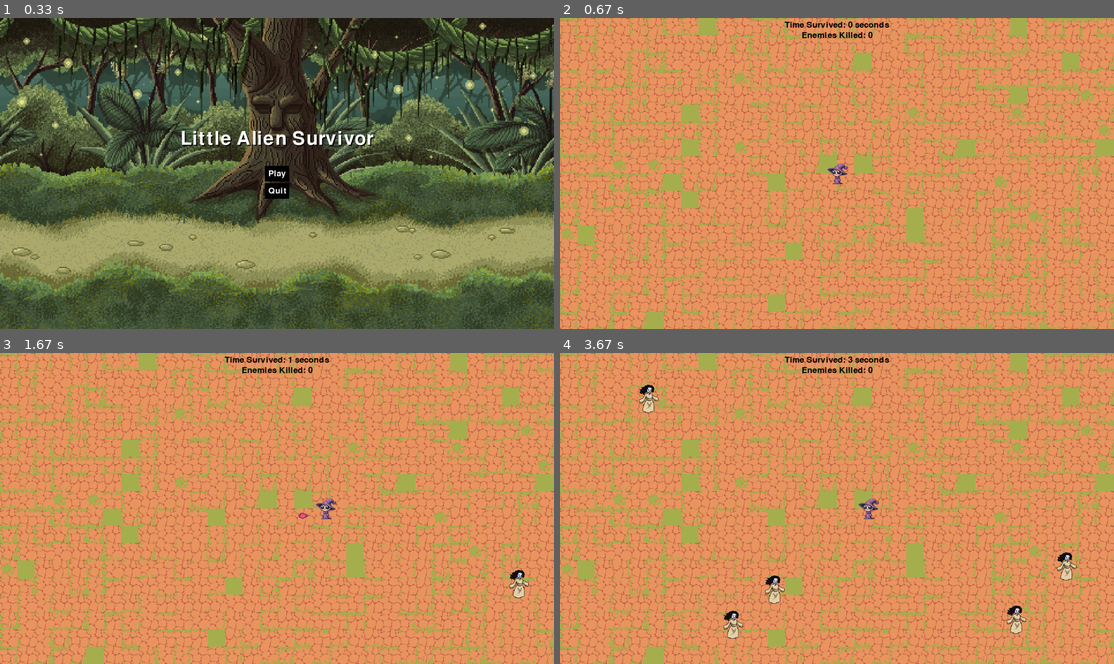
Above: before the commit, frames 1-4 (two rows, left to right).
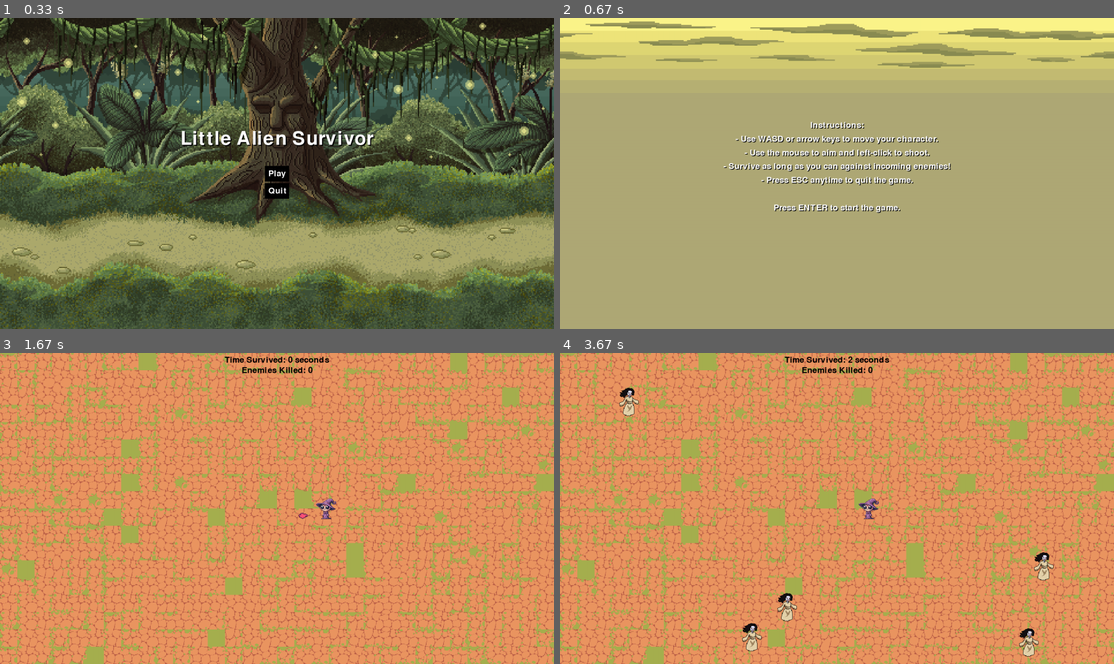
Above: after the commit, the same moments.

Repository: brandoncopeman/pygameGeoWarsLike
Game: pygame game, started from main.py
Same seed, same stepped clock (60 frames per second), same inputs: the game is played once before the commit and once after it.
Inputs (mouse positions are in pixels of both pictures, inside the frame that each line leads up to):
- Up to frame 1 (0.33 s): no input
- Up to frame 2 (0.67 s): tap Enter at 0.33 s
- Up to frame 3 (1.67 s): tap Enter at 0.67 s; hold D 1-1.47 s; click (105, 580) at 1.55 s
- Up to frame 4 (3.67 s): hold W 1.83-2.13 s; move the mouse to (920, 399) at 1.87 s; hold D 2.17-2.63 s; hold A 2.67-3.2 s; hold S 3.23-3.53 s; hold A from 3.57 s (still down)

Frame 1 is identical in both runs. In frame 2, 100% of the frame differs, in the area x 0-100%, y 0-100%; in frame 3, 0.2%; in frame 4, 2.0%.

Commit message:
added instruction screen, title screen music plays over instruction screen then switches to game music

Diff:
--- a/game.py
+++ b/game.py
@@ -6,9 +6,11 @@
 from gameover import show_game_over_screen
 from Particle import Particle
 from titlescreen import show_title_screen
+from instructions import show_instructions_screen
 
 def start_game():
     show_title_screen()  # Show the title screen before starting the game
+    show_instructions_screen()  # Show the instructions screen before starting the game
     # Set up sprite groups
     all_sprites = pygame.sprite.Group()
     enemies = pygame.sprite.Group()
--- /dev/null
+++ b/instructions.py
@@ -0,0 +1,59 @@
+import pygame
+from settings import screen, font, SCREEN_WIDTH, SCREEN_HEIGHT, WHITE, BLACK
+from  titlescreen import show_title_screen
+
+def render_text_with_shadow(text, font, text_color, shadow_color, shadow_offset=(2, 2)):
+    """Render text with a shadow effect."""
+    shadow_text = font.render(text, True, shadow_color)
+    base_text = font.render(text, True, text_color)
+    return shadow_text, base_text, shadow_offset
+
+def show_instructions_screen():
+    background_image = pygame.image.load("assets/instructions.png").convert()
+    background_image = pygame.transform.scale(background_image, (SCREEN_WIDTH, SCREEN_HEIGHT))
+    instructions = [
+        "Instructions:",
+        "- Use WASD or arrow keys to move your character.",
+        "- Use the mouse to aim and left-click to shoot.",
+        "- Survive as long as you can against incoming enemies!",
+        "- Press ESC anytime to quit the game.",
+        "",
+        "Press ENTER to start the game."
+    ]
+    # Calculate total height of instructions to center them vertically
+    line_height = 40  # Vertical space per line, including spacing
+    total_height = len(instructions) * line_height
+    start_y = (SCREEN_HEIGHT - total_height) // 2  # Center the block of text vertically
+
+    showing_instructions = True
+    while showing_instructions:
+        for event in pygame.event.get():
+            if event.type == pygame.QUIT:
+                pygame.quit()
+                exit()
+            elif event.type == pygame.KEYDOWN:
+                if event.key == pygame.K_RETURN:  # Press Enter to continue
+                    showing_instructions = False
+                elif event.key == pygame.K_ESCAPE:
+                    pygame.quit()
+                    exit()
+
+         #draw bg image
+        screen.blit(background_image, (0, 0))
+    # Main loop for the instructions screen
+
+        # Render each line of instructions with shadow effect
+        for i, line in enumerate(instructions):
+            shadow_text, base_text, shadow_offset = render_text_with_shadow(line, font, WHITE, BLACK, (2, 2))
+            text_rect = base_text.get_rect(center=(SCREEN_WIDTH // 2,start_y + i * line_height))
+            shadow_rect = text_rect.move(shadow_offset)
+
+            # Draw shadow and then main text on top
+            screen.blit(shadow_text, shadow_rect)
+            screen.blit(base_text, text_rect)
+
+        # Update display
+        pygame.display.flip()
+        pygame.time.Clock().tick(30)
+
+    pygame.mixer.music.stop()
--- a/titlescreen.py
+++ b/titlescreen.py
@@ -74,5 +74,3 @@
         # Update display
         pygame.display.flip()
         pygame.time.Clock().tick(FPS)
-
-    pygame.mixer.music.stop()
Binary file added: assets/instructions.png
